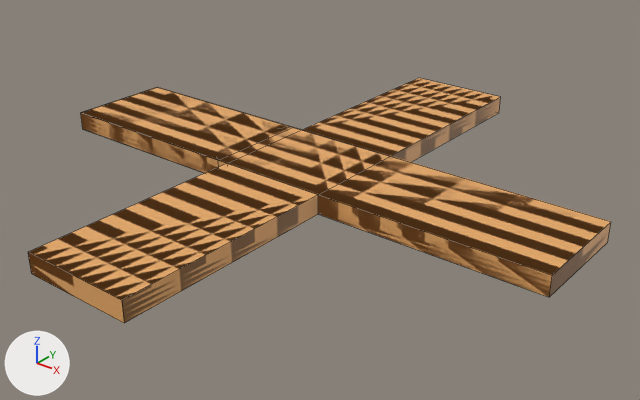
The FBX model Assets/Art/Meshes/PrototypeMeshes/Path/Path.fbx, before and after one commit.
Rendered twice from a 50 mm camera at (1.796, -2.187, 1.284) aimed at (0.058, -0.014, -0.063). Arrows for +X, +Y and +Z are at lower left; the lights stay in place. Mesh edges are drawn as thin lines. Where no turn or scale is listed for an object, it has been applied to the vertices.

The older version as bpy lines, for what is in view:
```python
me_plane = bpy.data.meshes.new('Plane')
me_plane.from_pydata(...)  # a box spanning x -1.0..1.0, y -0.2..0.2, z 0.0..0.07
me_plane.materials.append(mat_path)  # orange #e7a864
me_plane_003 = bpy.data.meshes.new('Plane.003')
me_plane_003.from_pydata(...)  # 24 vertices, 22 faces; spans x -1.0..1.0, y -1.0..1.0, z 0.0..0.07
me_plane_003.materials.append(mat_path)  # orange #e7a864
me_plane_004 = bpy.data.meshes.new('Plane.004')
me_plane_004.from_pydata(...)  # 12 vertices, 10 faces; spans x -0.371..1.0, y -0.2..0.2, z 0.0..0.07
me_plane_004.materials.append(mat_path_001)  # orange #e7a864
ob_path_cross = bpy.data.objects.new('Path_Cross', me_plane_003)
ob_path_cross.location = (0.0, 0.0, 0.0)
ob_path_end = bpy.data.objects.new('Path_End', me_plane_004)
ob_path_end.location = (0.0, 0.0, 0.0)
ob_path_straight = bpy.data.objects.new('Path_Straight', me_plane)
ob_path_straight.location = (0.0, 0.0, 0.0)
```
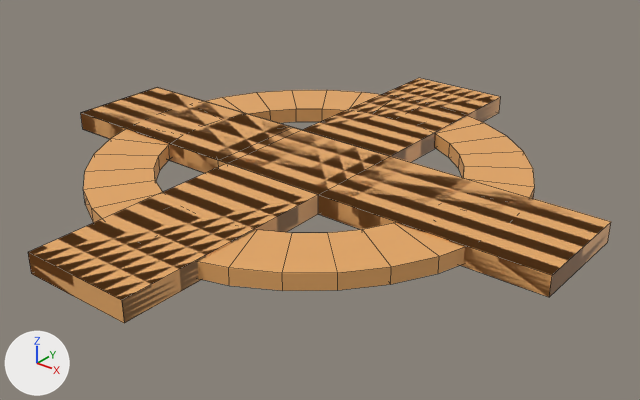
Where the change shows, as pixel boxes (x1, y1, x2, y2) in the pictures (640 x 400 px):
'Path_Circle', added (orange): after (83, 90, 535, 291)
'Path_End', unchanged, uncovered by the edit: before (219, 132, 606, 296); after (219, 128, 611, 296)

The edits, one by one:
Material 'Path.002' (mat_path_002) is new.
Its base color is (0.8, 0.394, 0.128) (orange #e7a864).
Mesh me_plane_005 is new.
It has 128 vertices, 128 faces and spans x -0.76..0.76, y -0.76..0.76, z 0.01..0.06.
It uses material mat_path_002 (orange #e7a864).
Object 'Path_Circle' (ob_path_circle) is new; it shows me_plane_005.
Its location is (0.0, 0.0, 0.0).
